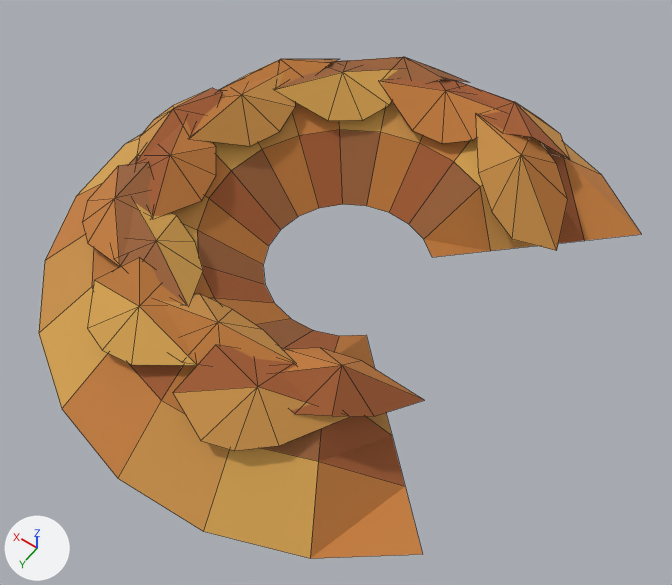
The Blender file assets/game-assets/AutumnLeafPileCrescent.blend: old version first, new version second.
Camera for both pictures: a 50 mm camera at (-0.413, 0.605, 0.884) aimed at (-0.019, 0.052, 0.016). Every picture has the same lights, and +X, +Y and +Z are marked at lower left. The older version comes first. Mesh edges are drawn as thin lines.

The first picture shows 'AutumnLeafPileCrescent_Leaves'.
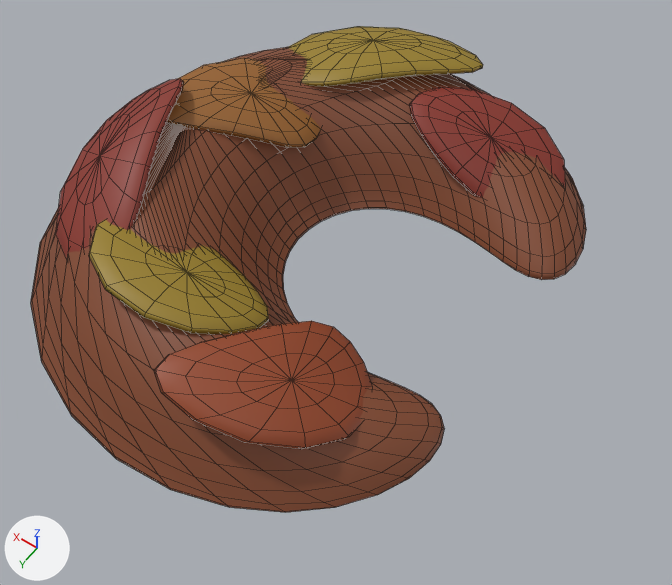
What differs and where, as boxes [x1, y1, x2, y2] in the pictures (672 x 585 px):
'AutumnLeafPileCrescent_Leaves', reshaped, modifiers changed (8% narrower): before [39, 57, 641, 559]; after [31, 26, 586, 512]
part 1 of me_autumnleafpilecrescent_leaves, rebuilt (8% narrower): before [39, 101, 641, 559]; after [31, 47, 586, 512]
part 2 of me_autumnleafpilecrescent_leaves, rebuilt (24% wider, 21% taller): before [173, 345, 349, 451]; after [154, 321, 372, 450]
part 3 of me_autumnleafpilecrescent_leaves, rebuilt (49% wider, 20% taller): before [192, 72, 295, 146]; after [167, 58, 321, 147]
part 4 of me_autumnleafpilecrescent_leaves, rebuilt (98% wider, 12% taller): before [113, 202, 203, 304]; after [89, 220, 268, 334]
part 5 of me_autumnleafpilecrescent_leaves, added (brown): after [56, 79, 184, 258]
part 6 of me_autumnleafpilecrescent_leaves, added (yellow): after [289, 26, 483, 87]
part 7 of me_autumnleafpilecrescent_leaves, added (red): after [409, 87, 565, 198]
part 8 of me_autumnleafpilecrescent_leaves, deleted (brown): before [282, 348, 424, 416]
part 9 of me_autumnleafpilecrescent_leaves, deleted (orange): before [82, 57, 570, 365]

Diff of the bpy script that builds the scene:
```diff
--- a/assets/game-assets/AutumnLeafPileCrescent.blend.py
+++ b/assets/game-assets/AutumnLeafPileCrescent.blend.py
@@ me_autumnleafpilecrescent_leaves @@
 # used by ob_autumnleafpilecrescent_leaves; location = (0.0, 0.0, 0.0)
-me_autumnleafpilecrescent_leaves.from_pydata(...)  # 220 vertices, 184 faces; spans x -0.271..0.375, y -0.374..0.374, z 0.0..0.122
+me_autumnleafpilecrescent_leaves.from_pydata(...)  # 1165 vertices, 1249 faces; spans x -0.226..0.394, y -0.367..0.358, z 0.0..0.172
+# me_autumnleafpilecrescent_leaves part 1: the loose piece of 85 vertices spanning x -0.271..0.375, y -0.374..0.374, z 0.0..0.103 is rebuilt with 577 vertices and now spans x -0.226..0.394, y -0.367..0.358, z 0.0..0.137
+# me_autumnleafpilecrescent_leaves part 2: the loose piece of 9 vertices spanning x -0.152..0.01, y 0.209..0.314, z 0.069..0.12 is rebuilt with 98 vertices and now spans x -0.155..0.025, y 0.123..0.312, z 0.037..0.123
+# me_autumnleafpilecrescent_leaves part 3: the loose piece of 9 vertices spanning x 0.161..0.254, y -0.156..0.023, z 0.079..0.122 is rebuilt with 98 vertices and now spans x 0.11..0.276, y -0.15..0.041, z 0.084..0.15
+# me_autumnleafpilecrescent_leaves part 4: the loose piece of 9 vertices spanning x 0.053..0.213, y 0.115..0.222, z 0.079..0.122 is rebuilt with 98 vertices and now spans x -0.011..0.2, y 0.129..0.258, z 0.075..0.133
+# me_autumnleafpilecrescent_leaves part 5: a new loose piece of 98 vertices spanning x 0.164..0.317, y -0.009..0.233, z 0.075..0.172, in mat_material_autumnleafpilecrescent_palette
+# me_autumnleafpilecrescent_leaves part 6: a new loose piece of 98 vertices spanning x -0.001..0.231, y -0.322..-0.124, z 0.1..0.139, in mat_material_autumnleafpilecrescent_palette
+# me_autumnleafpilecrescent_leaves part 7: a new loose piece of 98 vertices spanning x -0.167..0.039, y -0.29..-0.153, z 0.021..0.115, in mat_material_autumnleafpilecrescent_palette
+# me_autumnleafpilecrescent_leaves part 8: the loose piece of 9 vertices spanning x -0.186..-0.055, y 0.122..0.249, z 0.026..0.113 is deleted
+# me_autumnleafpilecrescent_leaves part 9
+# 99 vertices are removed from x -0.203..0.314, y -0.311..0.293, z 0.026..0.122
+# 88 faces are deleted
+# me_autumnleafpilecrescent_leaves part 10: the surface is now shaded smooth
 me_autumnleafpilecrescent_leaves.materials.append(mat_material_autumnleafpilecrescent_palette)
@@ ob_autumnleafpilecrescent_leaves @@
 ob_autumnleafpilecrescent_leaves.location = (0.0, 0.0, 0.0)
+_m = ob_autumnleafpilecrescent_leaves.modifiers.new('Party Weighted Normal', 'WEIGHTED_NORMAL')
+_m.weight = 100
```
